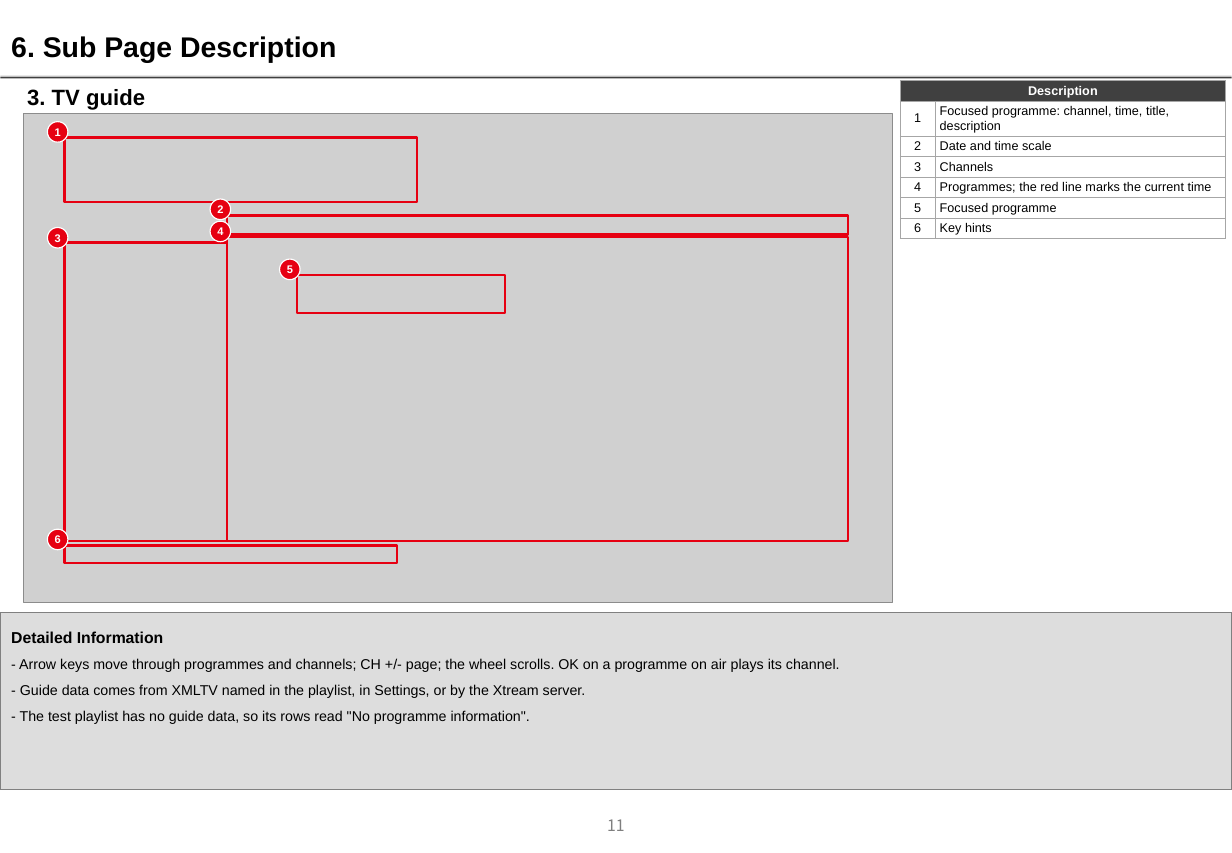
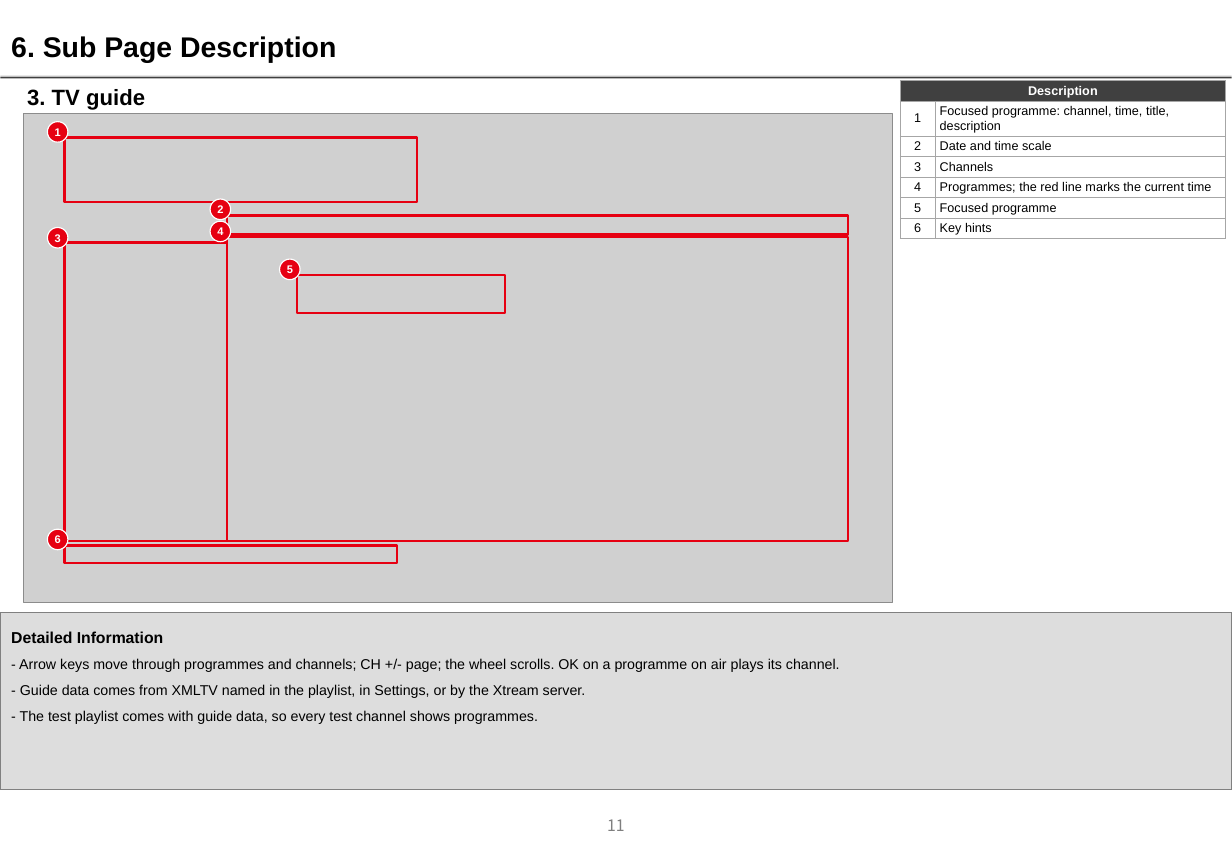
Before and after one commit to dazzling-no-more/zaplist, a slide deck: slide 11 of store/lg-qa/Zaplist_UX_Scenario_1.0.0.pptx. Drawn at 1232x853 pixels with LibreOffice and Linux fonts; fonts in the diff are those of the drawing; grey boxes stand for pictures; background and template pictures are left out. Boxes give left, top, right and bottom in pixels: in the first picture for what was removed or moved away, otherwise in the second. Text is boxed around its words. In the diff, an @@ line names an element or a change of style, - is before the commit and + after.

```diff
--- a/store/lg-qa/Zaplist_UX_Scenario_1.0.0.pptx
+++ b/store/lg-qa/Zaplist_UX_Scenario_1.0.0.pptx
@@ text in rectangle at (20, 710, 538, 724): text changed @@
-- The test playlist has no guide data, so its rows read "No programme information".
+- The test playlist comes with guide data, so every test channel shows programmes.
```
Also in this commit, not shown: 2 other slides changed, 9 other files.
